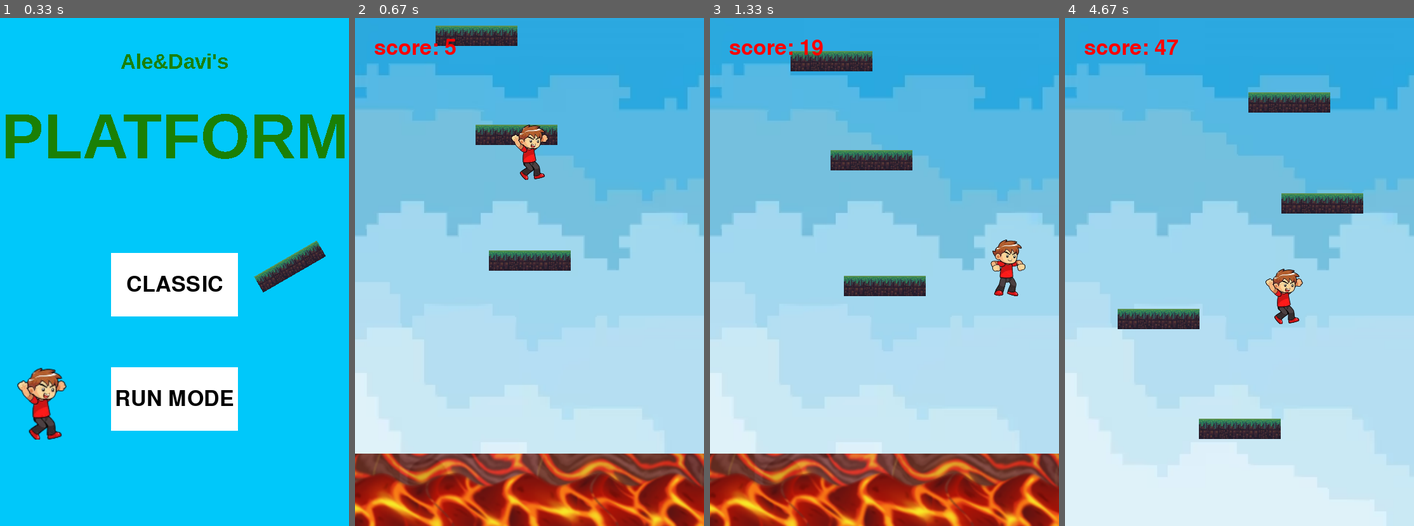
Above: before the commit, frames 1-4 (left to right).
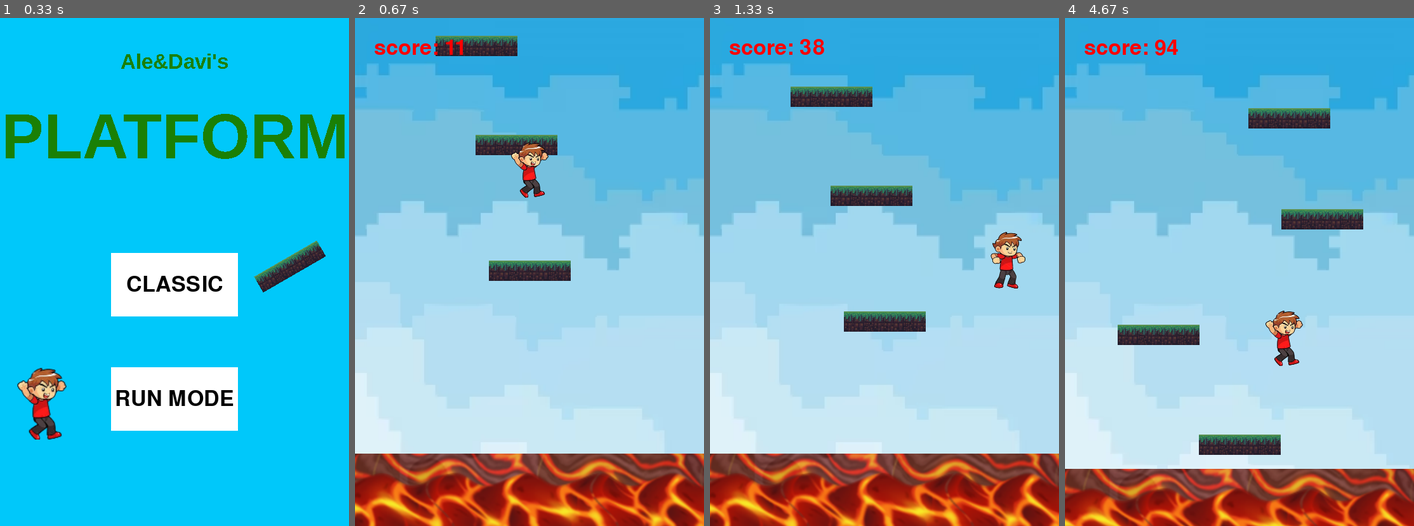
Above: after the commit, the same moments.

Repository: AleBrambilla/pygame-Brambilla-Mariani
Game: pygame game, started from main.py
Same seed, same stepped clock (60 frames per second), same inputs: the game is played once before the commit and once after it.
Inputs (mouse positions are in pixels of both pictures, inside the frame that each line leads up to):
- Up to frame 1 (0.33 s): no input
- Up to frame 2 (0.67 s): click "RUN MODE" at 0.38 s
- Up to frame 3 (1.33 s): hold Right 0.67-1.13 s; move the mouse to (870, 292) at 0.7 s; hold Right from 1.17 s (still down)
- Up to frame 4 (4.67 s): release Right at 1.63 s; click "RESTART" at 2.28 s; hold Left 2.57-2.97 s; move the mouse to (1291, 94) at 2.6 s; hold Right 3-3.63 s; hold Left 3.67-4.13 s; hold Right 4.17-4.63 s

Frame 1 is identical in both runs. In frame 2, 4.4% of the frame differs, in the area x 23-62%, y 1-52%; in frame 3, 6.5%; in frame 4, 19%, in the area x 0-100%, y 4-100%.

Commit message:
perfezionamento commit preccedente

Diff:
--- a/main.py
+++ b/main.py
@@ -83,11 +83,9 @@
     lava_rect=lava.get_rect(center=(275, 750))
 
 def RunMode_init():
-    global punteggio, t_inizio, inizio
+    global punteggio, inizio
     lava_rect.centery = 750
     ground_rect.y=2000
-
-    t_inizio=pygame.time.get_ticks()
 
     prima=Classica(350)
     prima.rect.centerx=275
@@ -208,7 +206,7 @@
         screen.blit(sfondo, (0,0))
         screen.blit(lava, lava_rect)
 
-        VEL_AVANZ=1+(pygame.time.get_ticks()-t_inizio)//15000
+        VEL_AVANZ=2+punteggio.ammontare//500
 
         if piattaforme.sprites()[-1].rect.y > 0:
             pos=piattaforme.sprites()[-1].rect.y + randint(-200, -150)
@@ -247,7 +245,7 @@
             player.sprite.rect.y+=10
 
         if player.sprite.rect.y>600:
-            g+=1
+            g+=player.sprite.gravity
             lava_rect.y-=g
             for p in piattaforme:
 
